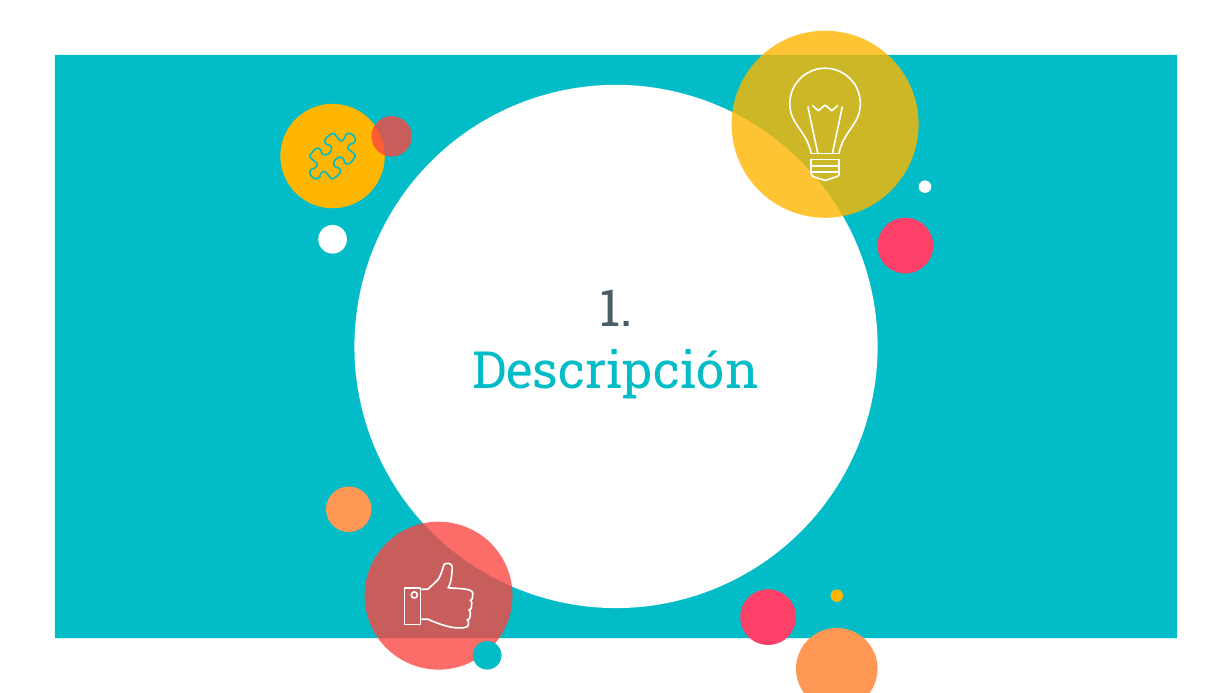
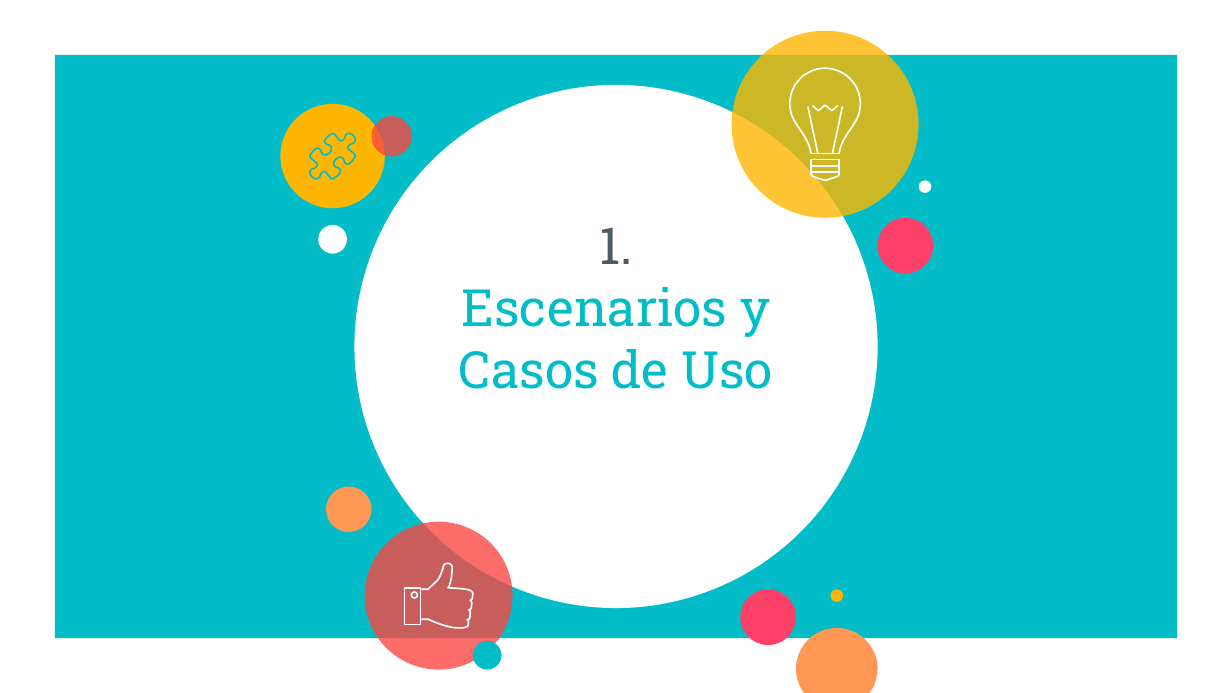
Before and after one commit to JETC-98/OOP, a slide deck: slide 3 of Docs/PrimeraEntrega.pptx. Drawn at 1232x693 pixels with LibreOffice and Linux fonts; fonts in the diff are those of the drawing. Boxes give left, top, right and bottom in pixels: in the first picture for what was removed or moved away, otherwise in the second. Text is boxed around its words. In the diff, an @@ line names an element or a change of style, - is before the commit and + after.

```diff
--- a/Docs/PrimeraEntrega.pptx
+++ b/Docs/PrimeraEntrega.pptx
@@ title at (459,287,773,389): text changed @@
-Descripción
+Escenarios y Casos de Uso
```
Also in this commit, not shown: 7 other slides changed, 1 slide added, 6 slides removed.
